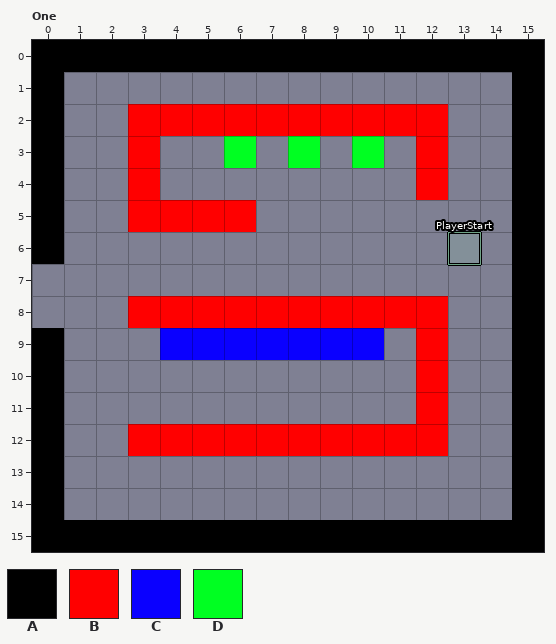
Two versions of a level (LDtk project, assets/levels/level.ldtk). Above, as it was before the edit.
Cells are 16x16 px. Shown: One x 0..15, y 0..15.
Key: from "OneGrid": A 1, B 2, C 3, D 4.
_ is an empty cell.
Objects are placed by their top-left corner, in cells (3,4 is the top-left corner of cell 3,4); size is 1x1 cell unless given.
Layer "OneGrid" before, first column x 0:
 0 AAAAAAAAAAAAAAAA
 1 A______________A
 2 A__BBBBBBBBBB__A
 3 A__B__D_D_D_B__A
 4 A__B________B__A
 5 A__BBBB________A
 6 A______________A
 7 _______________A
 8 ___BBBBBBBBBB__A
 9 A___CCCCCCC_B__A
10 A___________B__A
11 A___________B__A
12 A__BBBBBBBBBB__A
13 A______________A
14 A______________A
15 AAAAAAAAAAAAAAAA
Objects on layer "Entities" before:
"PlayerStart" rectangle at 13,6
The result:
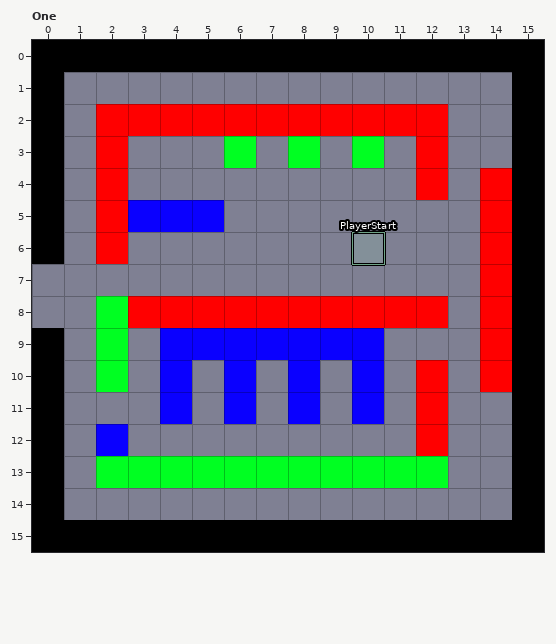
Edits made:
Layer "OneGrid":
y 2: x 2 _ -> B
y 3: x 2..3 _B -> B_
y 4: x 2..3 _B -> B_; x 14 _ -> B
y 5: x 2..6 _BBBB -> BCCC_; x 14 _ -> B
y 6: x 2 _ -> B; x 14 _ -> B
y 7: x 14 _ -> B
y 8: x 2 _ -> D; x 14 _ -> B
y 9: x 2 _ -> D; x 12 B -> _; x 14 _ -> B
y 10: x 2 _ -> D; x 4 _ -> C; x 6 _ -> C; x 8 _ -> C; x 10 _ -> C; x 14 _ -> B
y 11: x 4 _ -> C; x 6 _ -> C; x 8 _ -> C; x 10 _ -> C
y 12: x 2..11 _BBBBBBBBB -> C_________
y 13: x 2..12 ___________ -> DDDDDDDDDDD
Layer "Entities":
changed: "PlayerStart" rectangle at 13,6 -> "PlayerStart" rectangle at 10,6
